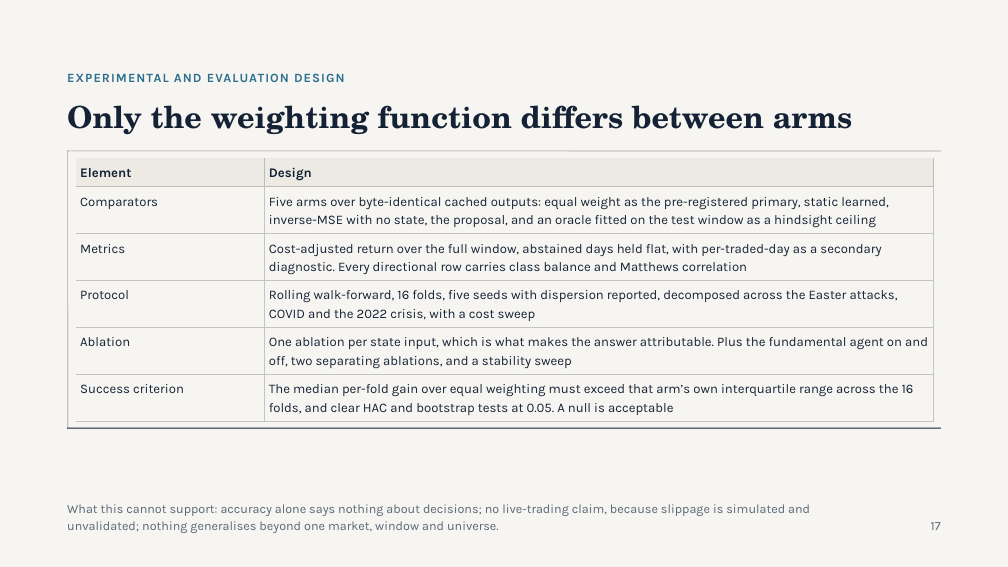
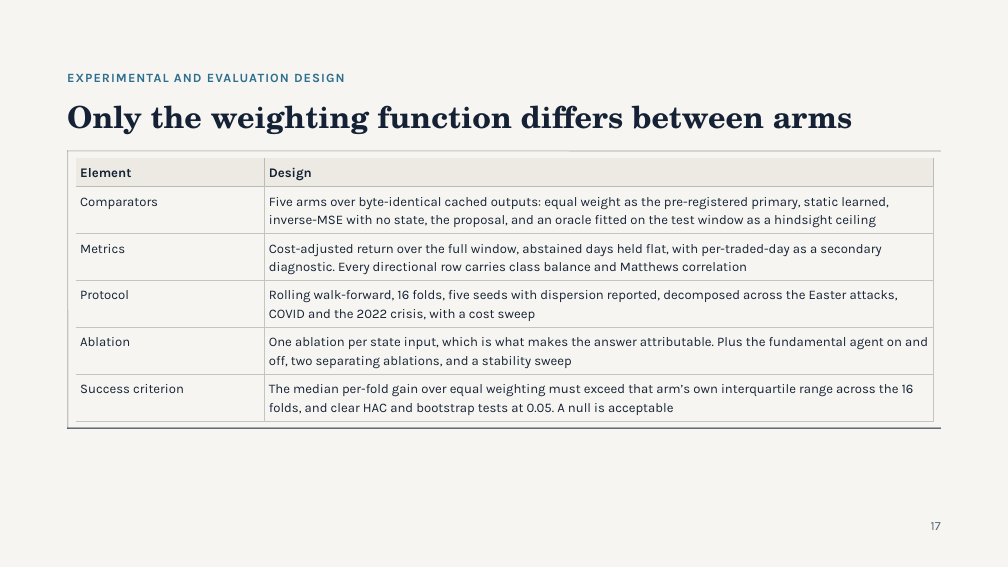
Before and after one commit to Shaahid02/my-obsidian-vault, a slide deck: slide 17 of FYP/Project Proposal/PP Deck 2026-11-05.pptx. Drawn at 1008x567 pixels with LibreOffice and Linux fonts; fonts in the diff are those of the drawing. Boxes give left, top, right and bottom in pixels: in the first picture for what was removed or moved away, otherwise in the second. Text is boxed around its words. In the diff, an @@ line names an element or a change of style, - is before the commit and + after.

```diff
--- a/FYP/Project Proposal/PP Deck 2026-11-05.pptx
+++ b/FYP/Project Proposal/PP Deck 2026-11-05.pptx
@@ text removed at (67,504,810,533) @@
-What this cannot support: accuracy alone says nothing about decisions; no live-trading claim, because slippage is simulated and unvalidated; nothing generalises beyond one market, window and universe.
```
Also in this commit, not shown: 17 other slides changed, 1 other file.
